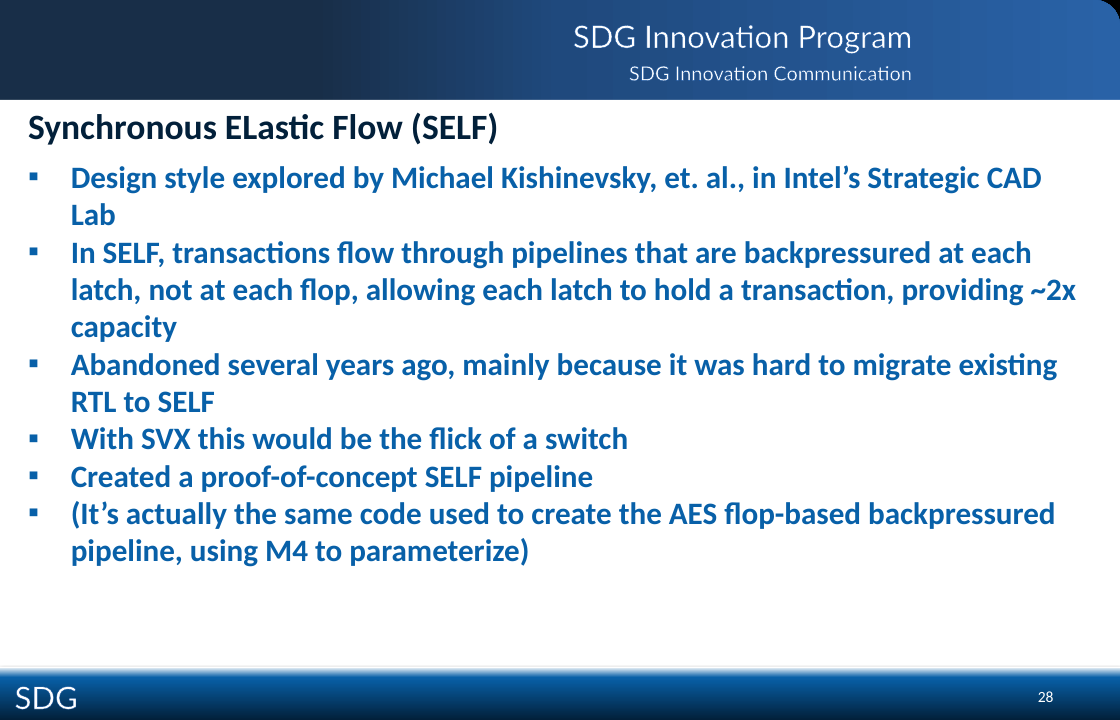
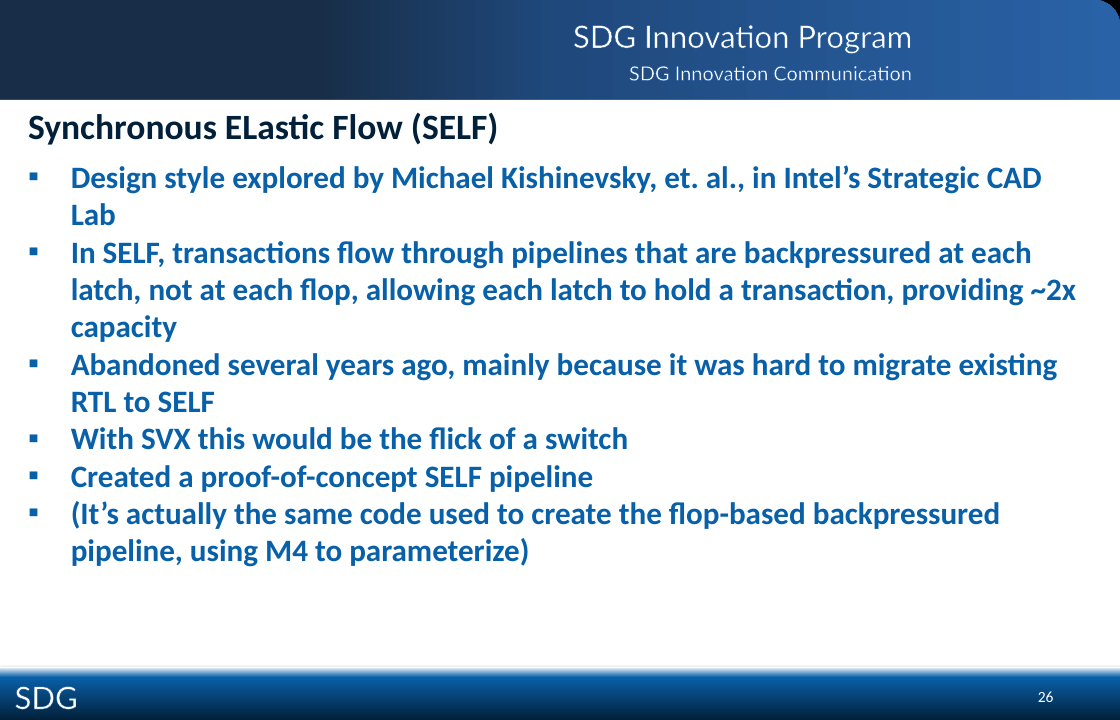
Before and after one commit to SystemVerilogX/SVX, a slide deck: slide 26 of SVX Docs/SVX Public Docs/SVX Data Flow.pptx (slide 28 before the commit). Drawn at 1120x720 pixels with LibreOffice and Linux fonts; fonts in the diff are those of the drawing; background and template pictures are left out. Boxes give left, top, right and bottom in pixels: in the first picture for what was removed or moved away, otherwise in the second. Text is boxed around its words. In the diff, an @@ line names an element or a change of style, - is before the commit and + after.

```diff
--- a/SVX Docs/SVX Public Docs/SVX Data Flow.pptx
+++ b/SVX Docs/SVX Public Docs/SVX Data Flow.pptx
@@ text at (71,501,1000,567): text changed @@
-▪ (It’s actually the same code used to create the AES flop-based backpressured pipeline, using M4 to parameterize)
+▪ (It’s actually the same code used to create the flop-based backpressured pipeline, using M4 to parameterize)
@@ page number at (1038,691,1054,702): text changed @@
-28
+26
```
Also in this commit, not shown: 12 other slides changed, 1 slide added, 3 slides removed.
